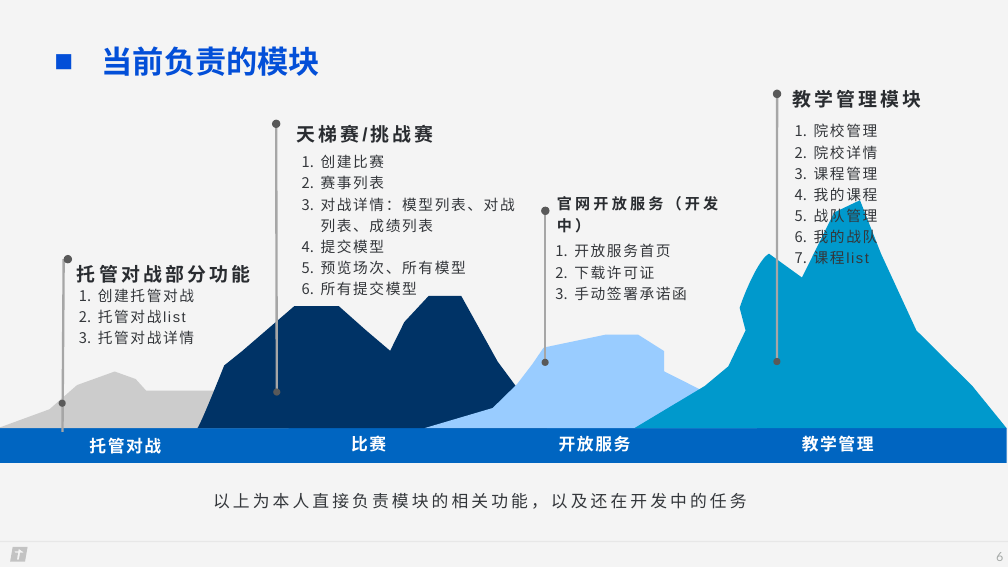
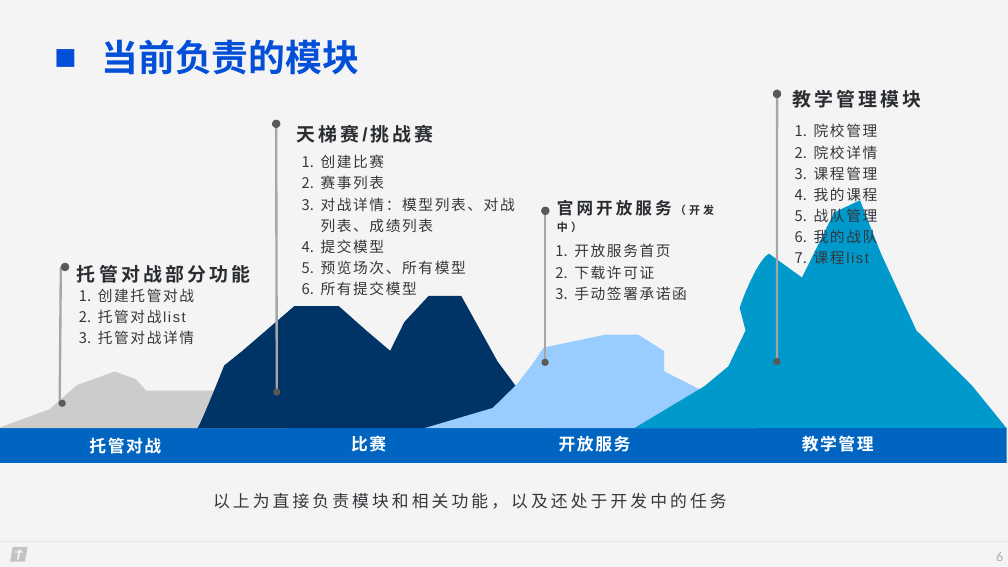
Before and after one commit to sunshiheima/MyPoject, a slide deck: slide 6 of files/简历/答辩.pptx. Drawn at 1008x567 pixels with LibreOffice and Linux fonts; fonts in the diff are those of the drawing; background and template pictures are left out. Boxes give left, top, right and bottom in pixels: in the first picture for what was removed or moved away, otherwise in the second. Text is boxed around its words. In the diff, an @@ line names an element or a change of style, - is before the commit and + after.

Commit message:
ppt

```diff
--- a/files/简历/答辩.pptx
+++ b/files/简历/答辩.pptx
@@ text "当前负责的模块" at [102,39,359,75]: size 29.7 to 35.1 pt; line spacing 1 to 0.9 @@
@@ text "官网开放服务（开发中）" at [557,200,714,232]: size 14.4 to 15.8 pt, size 14.4 to 10.5 pt in "官网开放服务（开发中）" @@
@@ ellipse: place and size @@
-ellipse at [64,255,72,263]
+ellipse at [60,263,69,271]
@@ line moved from (63, 432) - (64, 259) to (60, 406) - (60, 267) @@
@@ text at [213,493,727,509]: text changed @@
-以上为本人直接负责模块的相关功能，以及还在开发中的任务
+以上为直接负责模块和相关功能，以及还处于开发中的任务
```
Also in this commit, not shown: 4 other slides changed.
